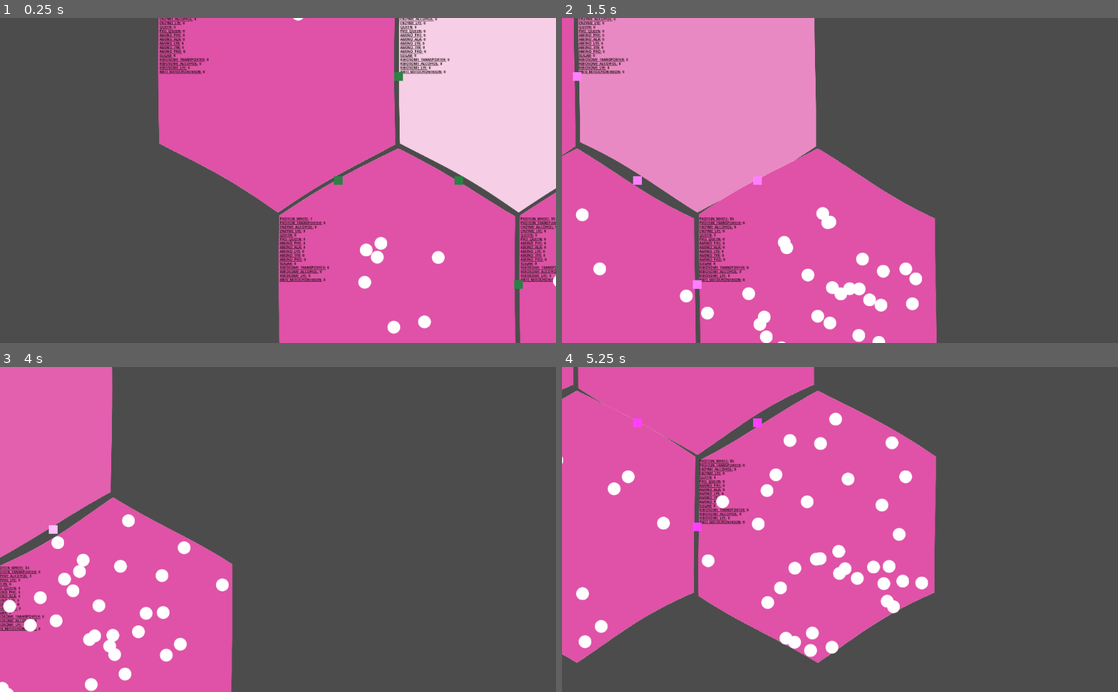
Above: before the commit, frames 1-4 (two rows, left to right).
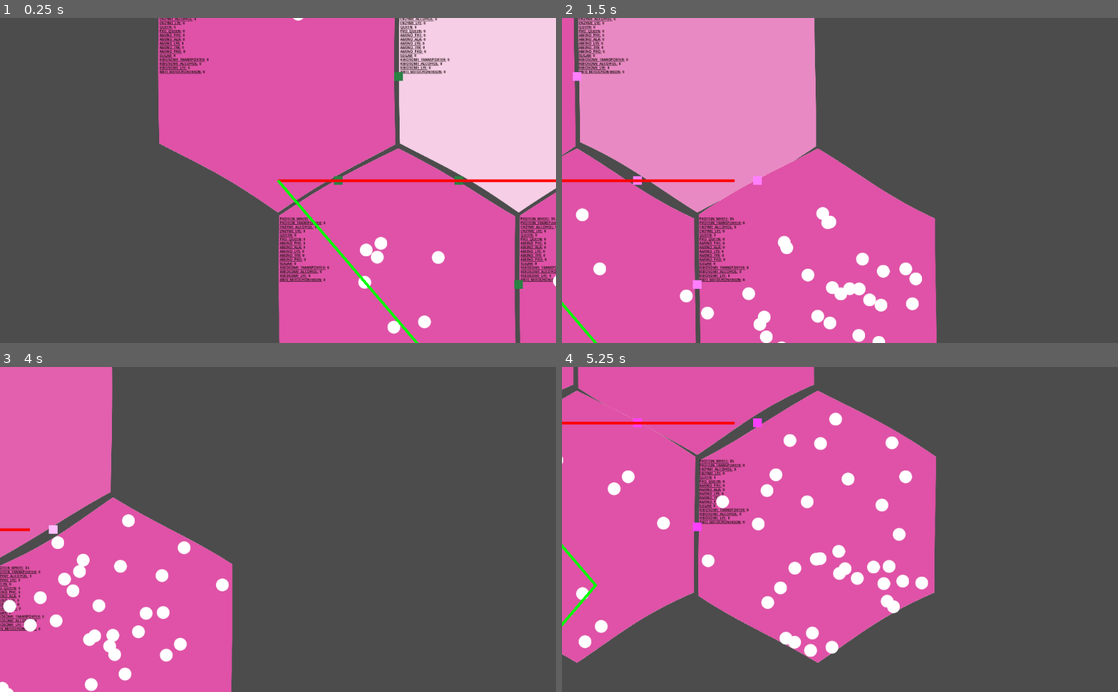
Above: after the commit, the same moments.

Repository: tobyp/hackathon2020
Game: Godot game, scene res://main.tscn
The game is run twice, just before and just after one commit, with the same random seed, the same clock (stepped at 60 frames per second) and the same inputs.
Inputs (mouse positions are in pixels of both pictures, inside the frame that each line leads up to):
- Up to frame 1 (0.25 s): no input
- Up to frame 2 (1.5 s): tap Enter at 0.5 s; move the mouse to (962, 164) at 0.52 s; hold D 0.53-1.25 s; click (962, 164) at 0.67 s; drag from (728, 196) to (812, 245) at 1.27 s
- Up to frame 3 (4 s): move the mouse to (333, 458) at 2.02 s; hold D 2.03-2.75 s; drag from (250, 594) to (111, 480) at 2.77 s; tap Space at 3.5 s; move the mouse to (444, 578) at 3.52 s; hold A from 3.53 s (still down)
- Up to frame 4 (5.25 s): release A at 4.25 s; drag from (673, 480) to (756, 448) at 4.27 s; move the mouse to (867, 529) at 5.02 s; hold S from 5.03 s (still down); click (867, 529) at 5.17 s

The runs differ from the first frame. In frame 1, 0.9% of the frame differs, in the area x 49-100%, y 49-100%; in frame 2, 0.4%; in frame 3, less than 0.1%; in frame 4, 0.5%.

Commit message:
Add X and Y axis guides for debugging/orientation

Diff:
--- a/main.tscn
+++ b/main.tscn
@@ -17,3 +17,11 @@
 script = ExtResource( 1 )
 
 [node name="HexGrid" parent="." instance=ExtResource( 4 )]
+
+[node name="AxisX" type="Line2D" parent="."]
+points = PoolVector2Array( 0, 0, 1024, 0 )
+default_color = Color( 1, 0, 0, 1 )
+
+[node name="AxisY" type="Line2D" parent="."]
+points = PoolVector2Array( 0, 0, 512, 600, 0, 1200 )
+default_color = Color( 0, 1, 0, 1 )
